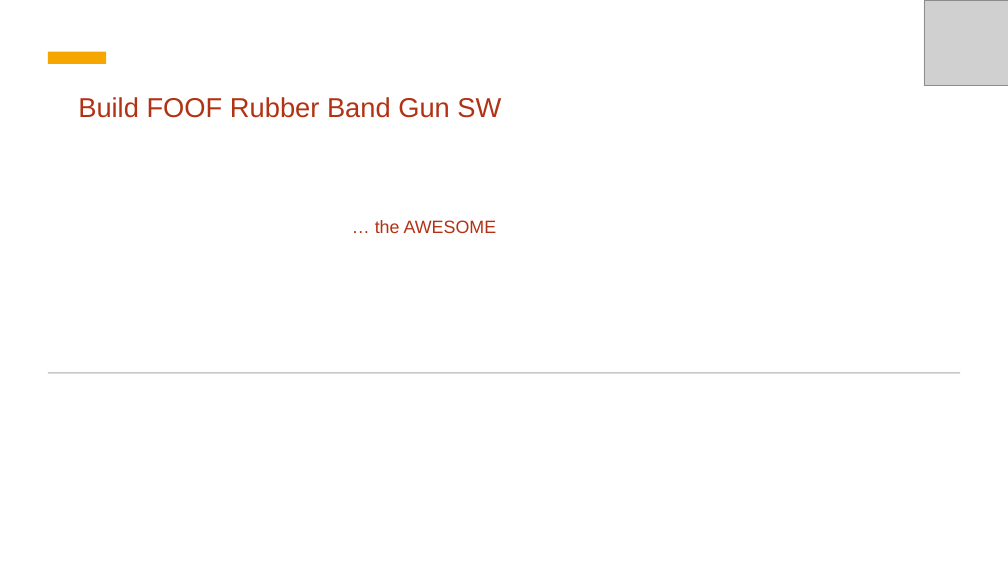
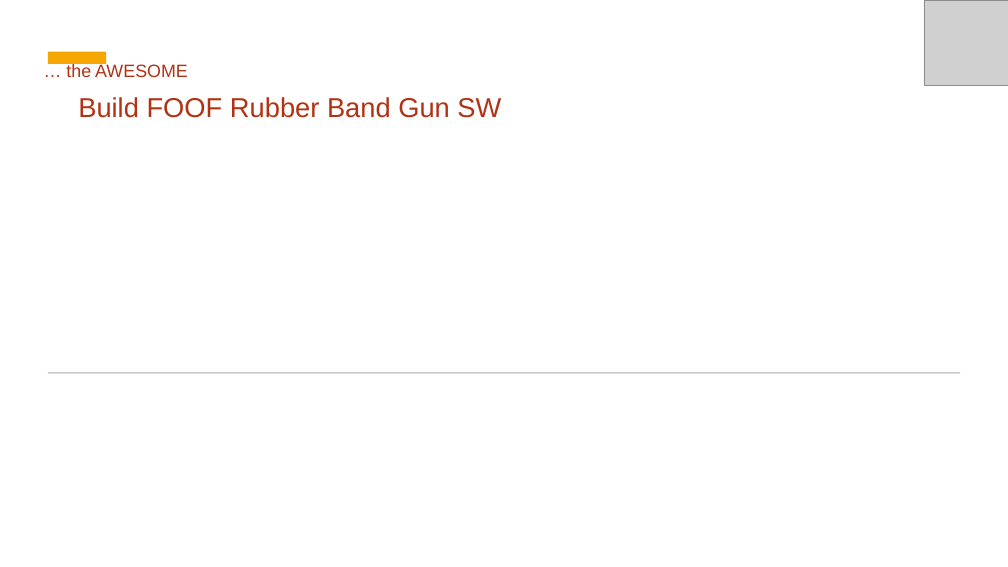
Before and after one commit to Mark-MDO47/RubberBandGun, a slide deck: slide 1 of BuildRubberBandGunSoftware.pptx. Drawn at 1008x567 pixels with LibreOffice and Linux fonts; fonts in the diff are those of the drawing; grey boxes stand for pictures; background and template pictures are left out. Boxes give left, top, right and bottom in pixels: in the first picture for what was removed or moved away, otherwise in the second. Text is boxed around its words. In the diff, an @@ line names an element or a change of style, - is before the commit and + after.

```diff
--- a/BuildRubberBandGunSoftware.pptx
+++ b/BuildRubberBandGunSoftware.pptx
@@ subtitle "… the AWESOME": place and size @@
-subtitle "… the AWESOME" at [375,220,497,233]
+subtitle "… the AWESOME" at [66,64,188,77]
```
Also in this commit, not shown: 3 other files.
